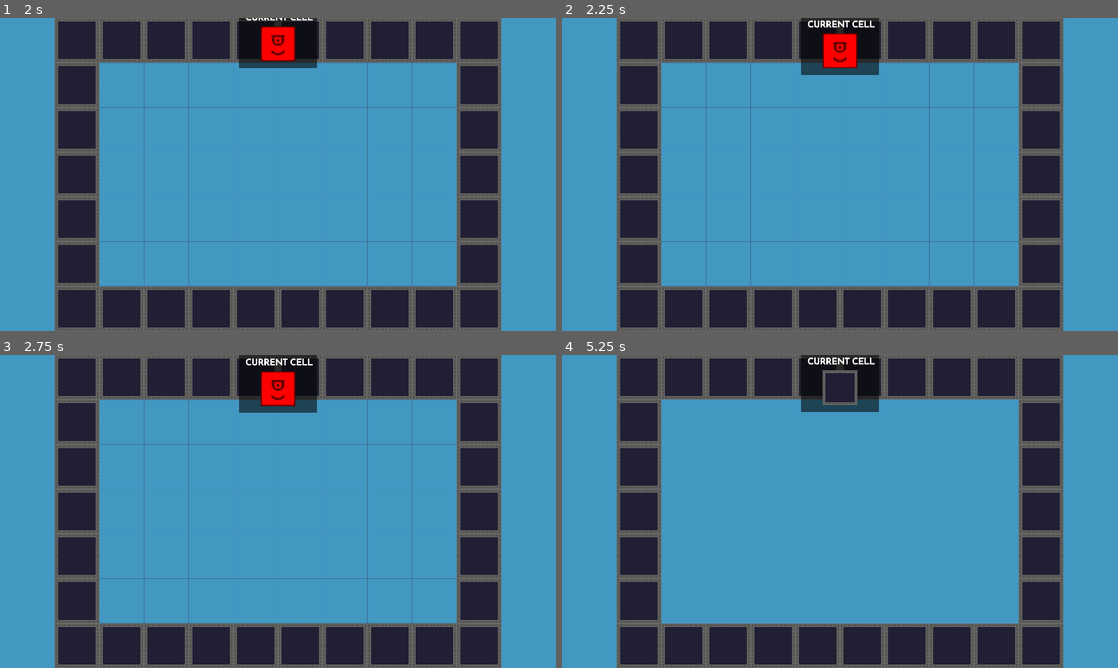
Above: before the commit, frames 1-4 (two rows, left to right).
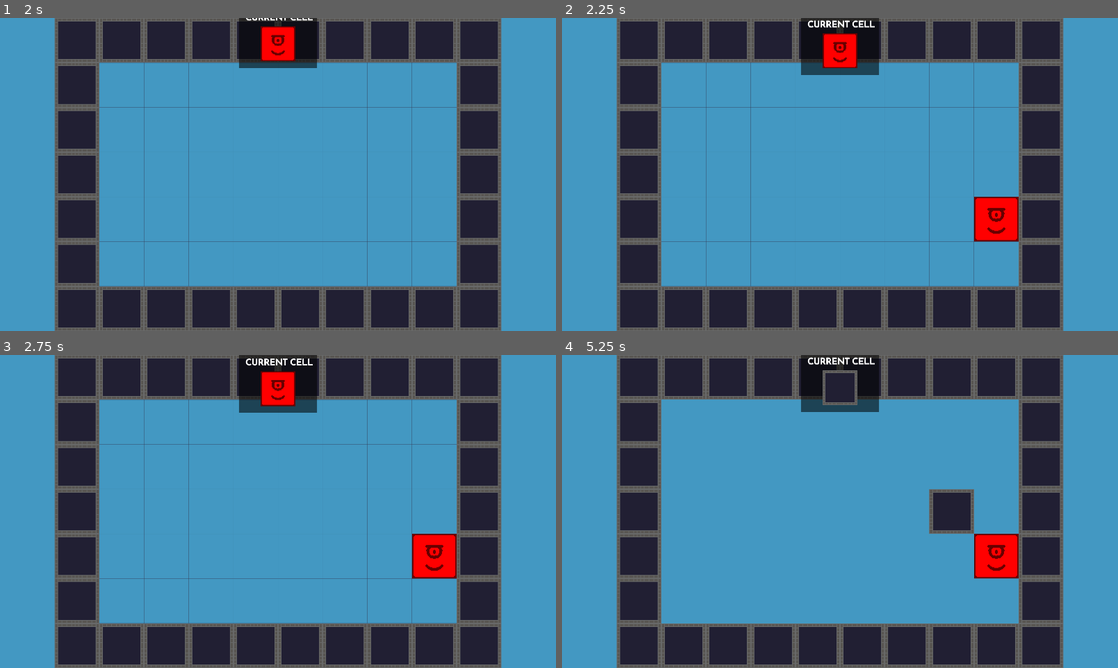
Above: after the commit, the same moments.

Repository: VoidScientist/Terrain-War
Game: Godot game, scene res://scenes/map_creator.tscn
Two runs of this game, one before a commit and one after it. Both use one fixed random seed, a clock stepped at 60 frames per second and the inputs below. This scene is started directly instead of the project's main scene.
Inputs (mouse positions are in pixels of both pictures, inside the frame that each line leads up to):
- Up to frame 1 (2 s): click "GOT IT!" at 0.5 s; move the mouse to (250, 237) at 1.27 s; tap Tab (change_cell) at 1.35 s
- Up to frame 2 (2.25 s): move the mouse to (1006, 221) at 2.02 s; click (1006, 221) at 2.1 s
- Up to frame 3 (2.75 s): no input
- Up to frame 4 (5.25 s): tap Enter at 2.75 s; move the mouse to (673, 464) at 2.77 s; hold Right mouse button (delete) 2.78-3.53 s; move the mouse to (867, 511) at 3.52 s; tap Shift (toggle_grid) at 3.6 s; move the mouse to (756, 433) at 4.27 s; tap Tab (change_cell) at 4.35 s; move the mouse to (962, 495) at 5.02 s; click (962, 495) at 5.1 s

Frame 1 is identical in both runs. In frame 2, 1.2% of the frame differs, in the area x 74-83%, y 57-72%; in frame 3, 1.2%; in frame 4, 2.3%, in the area x 66-83%, y 42-72%.

Commit message:
Update editable_map.gd

Diff:
--- a/scripts/editable_map.gd
+++ b/scripts/editable_map.gd
@@ -19,11 +19,13 @@
 
 var current_cell: int = 0
 
-var play_area := Rect2(0, 0, width + 1, height + 1)
+var play_area: Rect2
 
 var grid_activated: bool = true
 
 func _ready():
+	play_area = Rect2(0, 0, width + 1, height + 1)
+
 	generate_borders()
 
 	camera.focus_on_area(get_used_rect(), cell_size)
